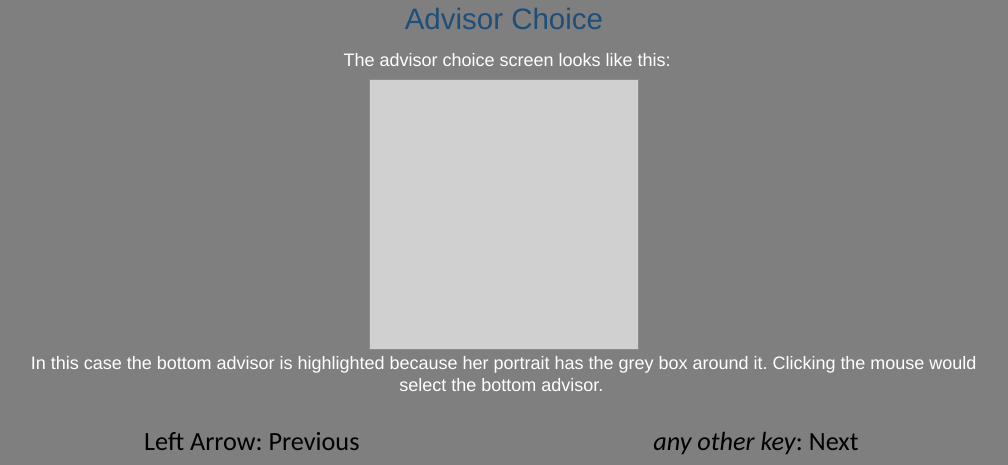
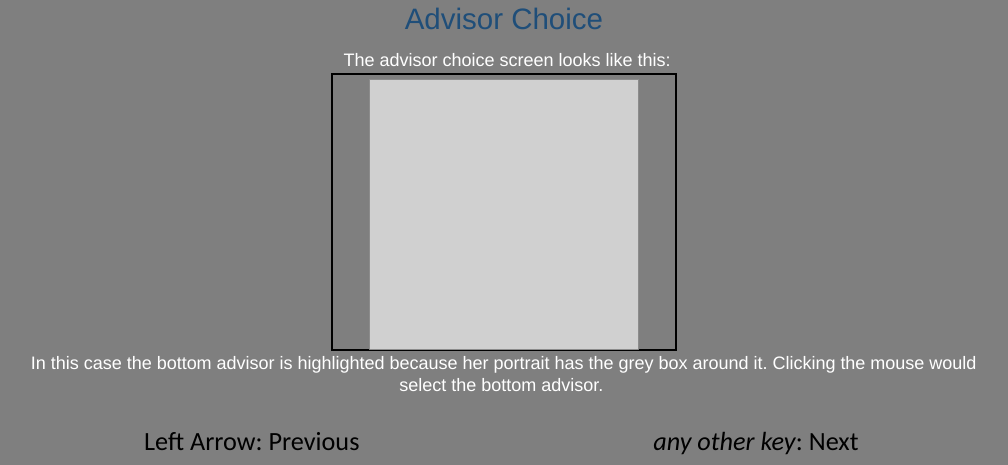
Before and after one commit to mjaquiery/nofeedback_trust, a slide deck: slide 13 of instructions/Instructions_AdvisorChoice_1300x600.pptx. Drawn at 1008x465 pixels with LibreOffice and Linux fonts; fonts in the diff are those of the drawing; grey boxes stand for pictures. Boxes give left, top, right and bottom in pixels: in the first picture for what was removed or moved away, otherwise in the second. Text is boxed around its words. In the diff, an @@ line names an element or a change of style, - is before the commit and + after.

```diff
--- a/instructions/Instructions_AdvisorChoice_1300x600.pptx
+++ b/instructions/Instructions_AdvisorChoice_1300x600.pptx
@@ rectangle added at bbox=[331, 74, 676, 350], outline #000000 2.25 pt @@
```
Also in this commit, not shown: 1 other slide changed, 3 other files.
